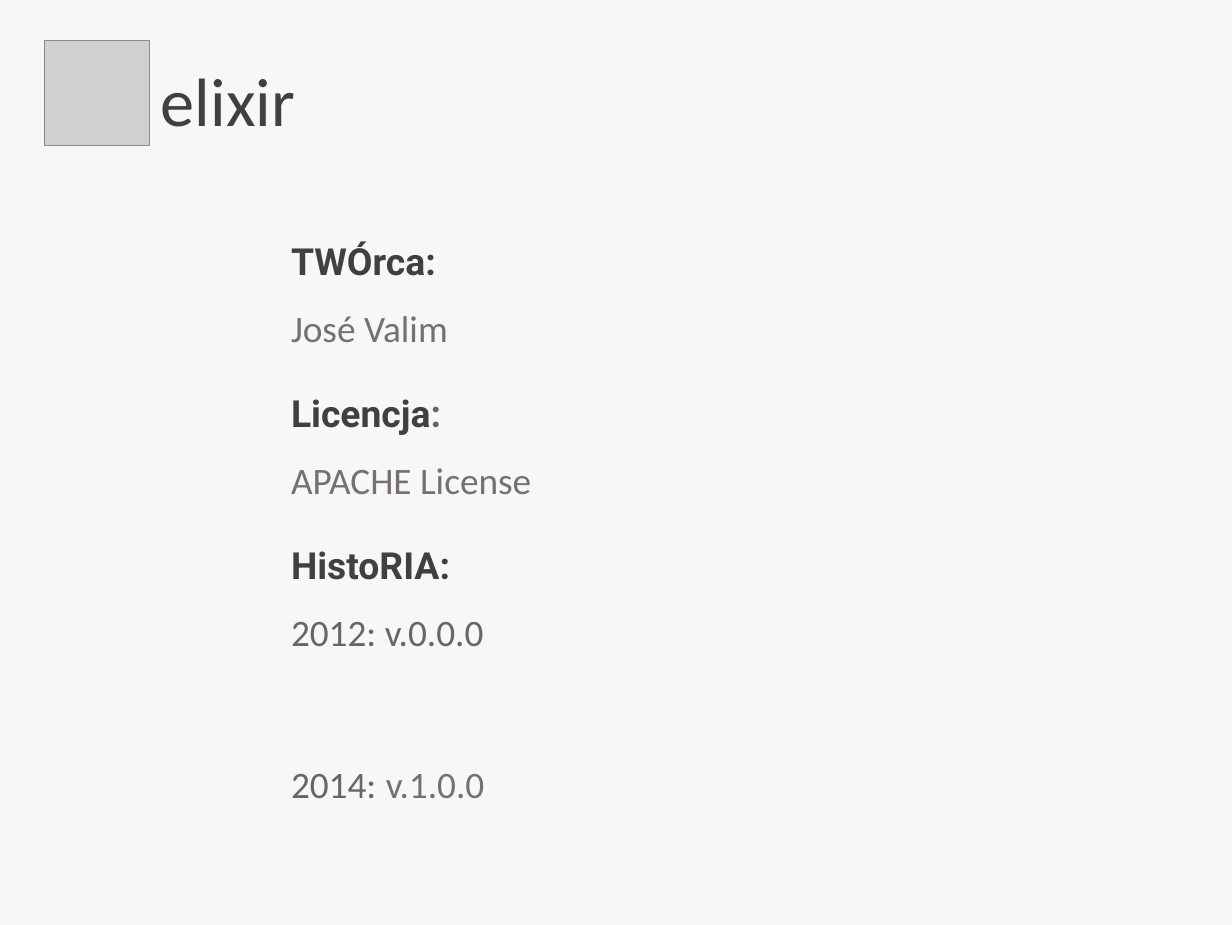
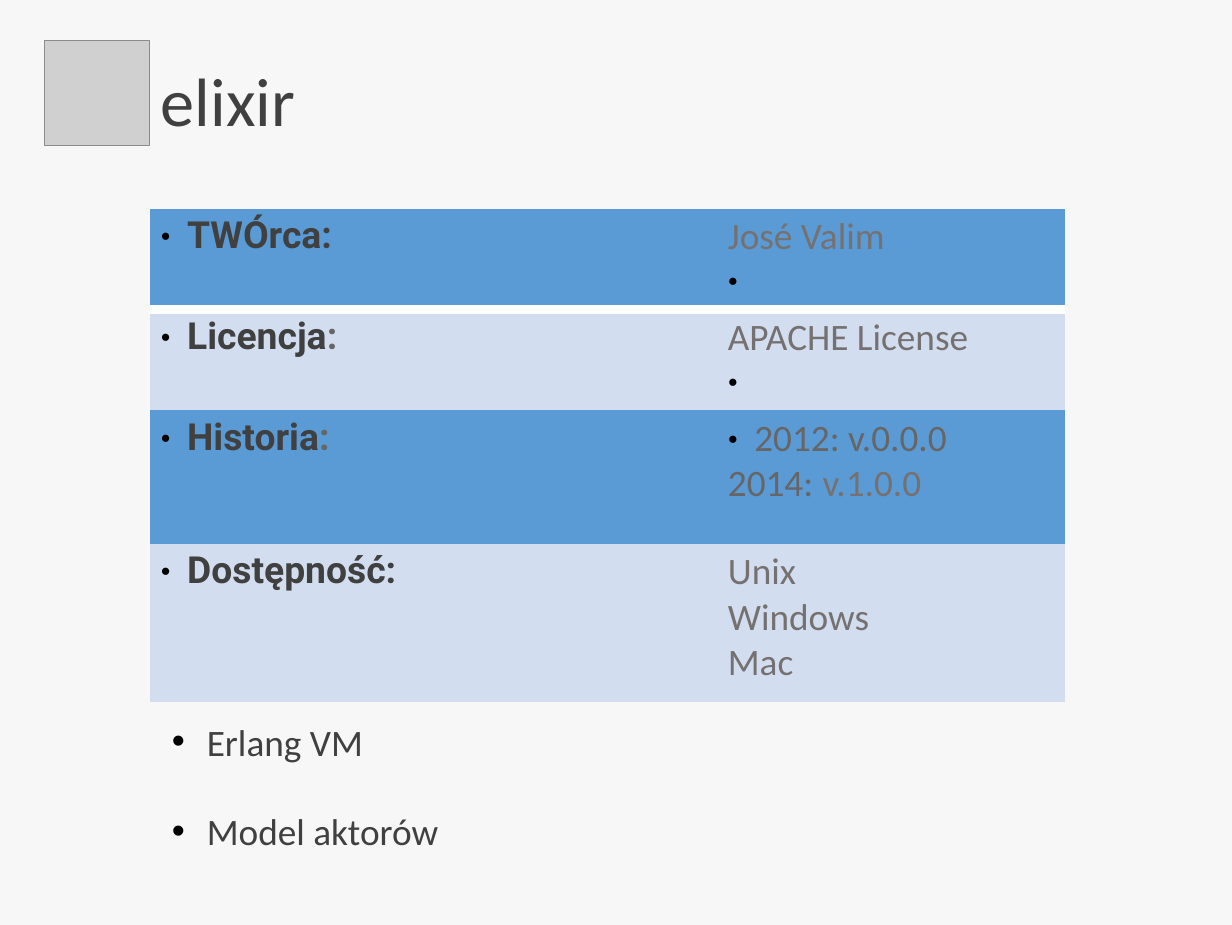
Before and after one commit to QuirkOo/secret-elixir, a slide deck: slide 4 of pres/elixir.odp. Drawn at 1232x925 pixels with LibreOffice and Linux fonts; fonts in the diff are those of the drawing; grey boxes stand for pictures; background and template pictures are left out. Boxes give left, top, right and bottom in pixels: in the first picture for what was removed or moved away, otherwise in the second. Text is boxed around its words. In the diff, an @@ line names an element or a change of style, - is before the commit and + after.

```diff
--- a/pres/elixir.odp
+++ b/pres/elixir.odp
@@ table added at (150, 209, 1064, 702), 4 rows, 2 columns @@
+TWÓrca: | José Valim
+Licencja: | APACHE License
+Historia: | 2012: v.0.0.0 / 2014: v.1.0.0
+Dostępność: | Unix / Windows / Mac
@@ text removed at (291, 241, 531, 798) @@
-TWÓrca: José Valim
-Licencja: APACHE License
-HistoRIA: 2012: v.0.0.0
-2014: v.1.0.0
@@ text added at (207, 730, 438, 846), 24 pt, text #404040 @@
+• Erlang VM
+• Model aktorów
```
Also in this commit, not shown: 3 other slides changed, 6 slides added, 1 slide removed, 1 other file.
